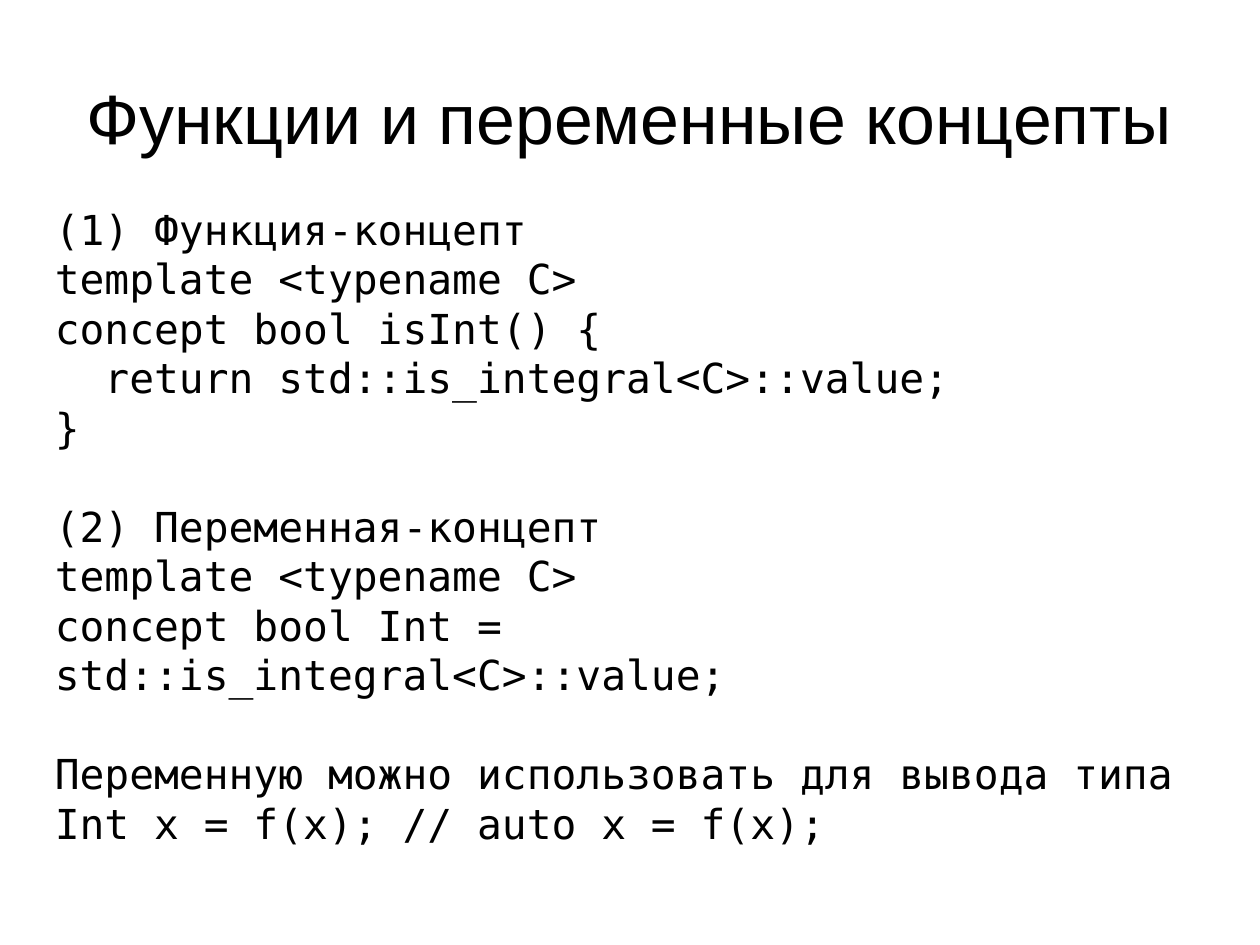
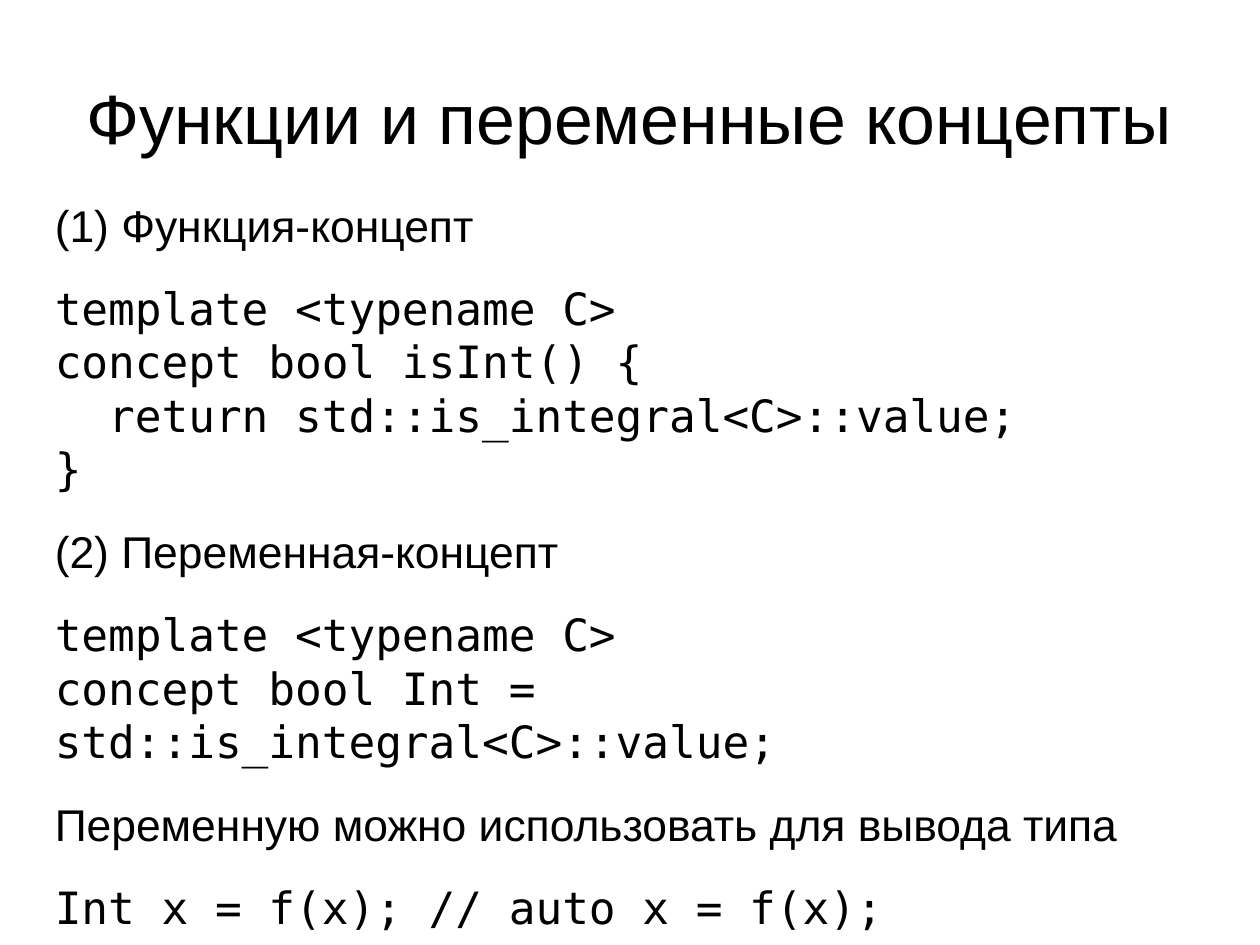
Before and after one commit to MIPT-ILab/cpp-lects-rus, a slide deck: slide 47 of cpp_code/concepts-talk/concepts.odp (slide 42 before the commit). Drawn at 1260x945 pixels with LibreOffice and Linux fonts; fonts in the diff are those of the drawing. Boxes give left, top, right and bottom in pixels: in the first picture for what was removed or moved away, otherwise in the second. Text is boxed around its words. In the diff, an @@ line names an element or a change of style, - is before the commit and + after.

```diff
--- a/cpp_code/concepts-talk/concepts.odp
+++ b/cpp_code/concepts-talk/concepts.odp
@@ subtitle at (55, 209, 1117, 931): size 26 to 28 pt in "(1) Функция-концепт", "(2) Переменная-концепт", "Переменную можно использовать для вывода типа", "Int x = f(x); // auto x ..."; font DejaVu Sans Mono to Arial in "(1) Функция-концепт", "(2) Переменная-концепт", "Переменную можно использовать для вывода типа"; more space between paragraphs @@
@@ subtitle at (55, 291, 1016, 442): text changed; size 26 to 28 pt @@
-template <typename C>
-concept bool isInt() {
-return std::is_integral<C>::value;
-}
+template <typename C>
+concept bool isInt() {
+return std::is_integral<C>::value;
+}
@@ subtitle at (55, 617, 776, 768): text changed; size 26 to 28 pt @@
-template <typename C>
-concept bool Int = std::is_integral<C>::value;
+template <typename C>
+concept bool Int = std::is_integral<C>::value;
```
Also in this commit, not shown: 29 other slides changed, 16 slides added, 2 slides removed, 2 other files.
